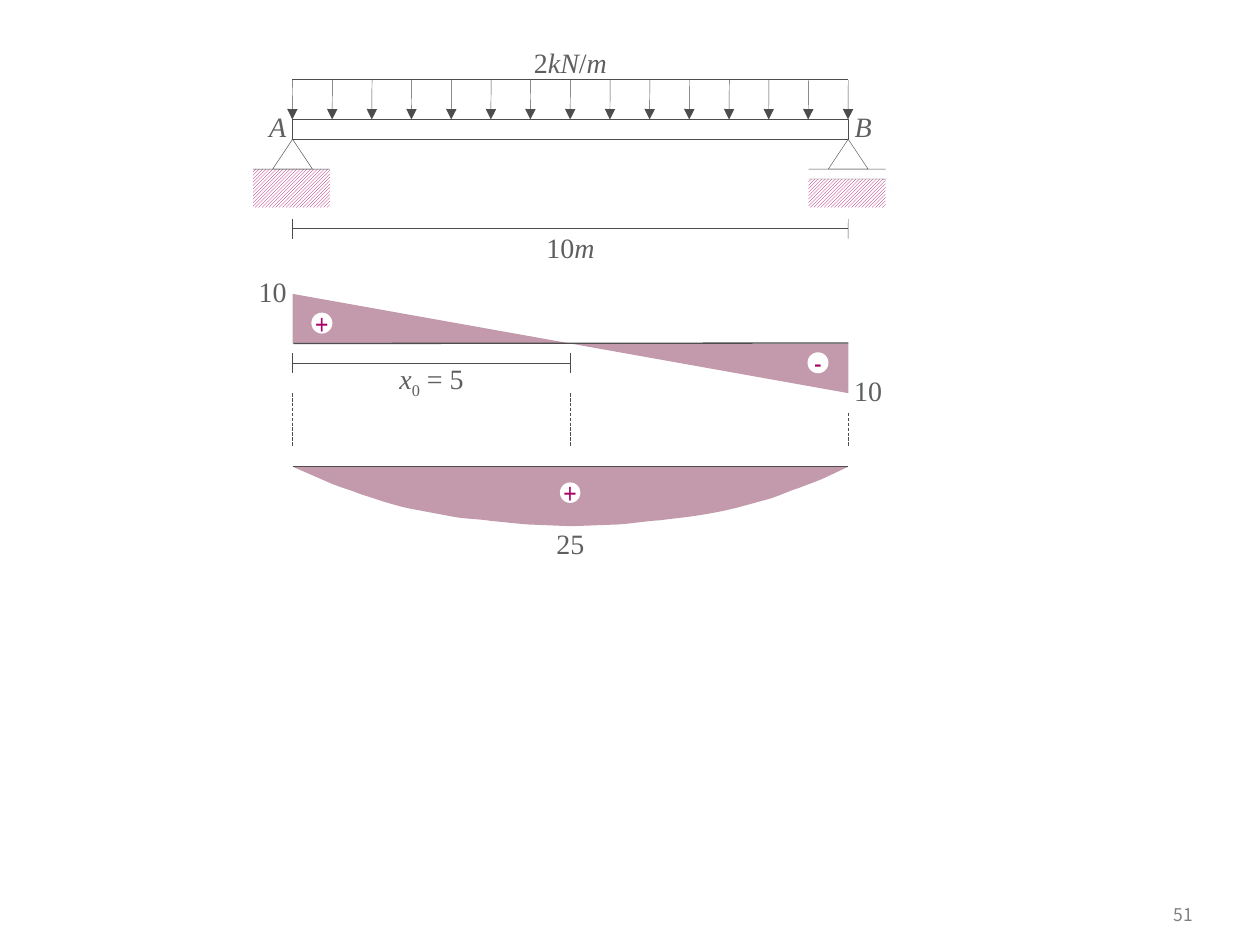
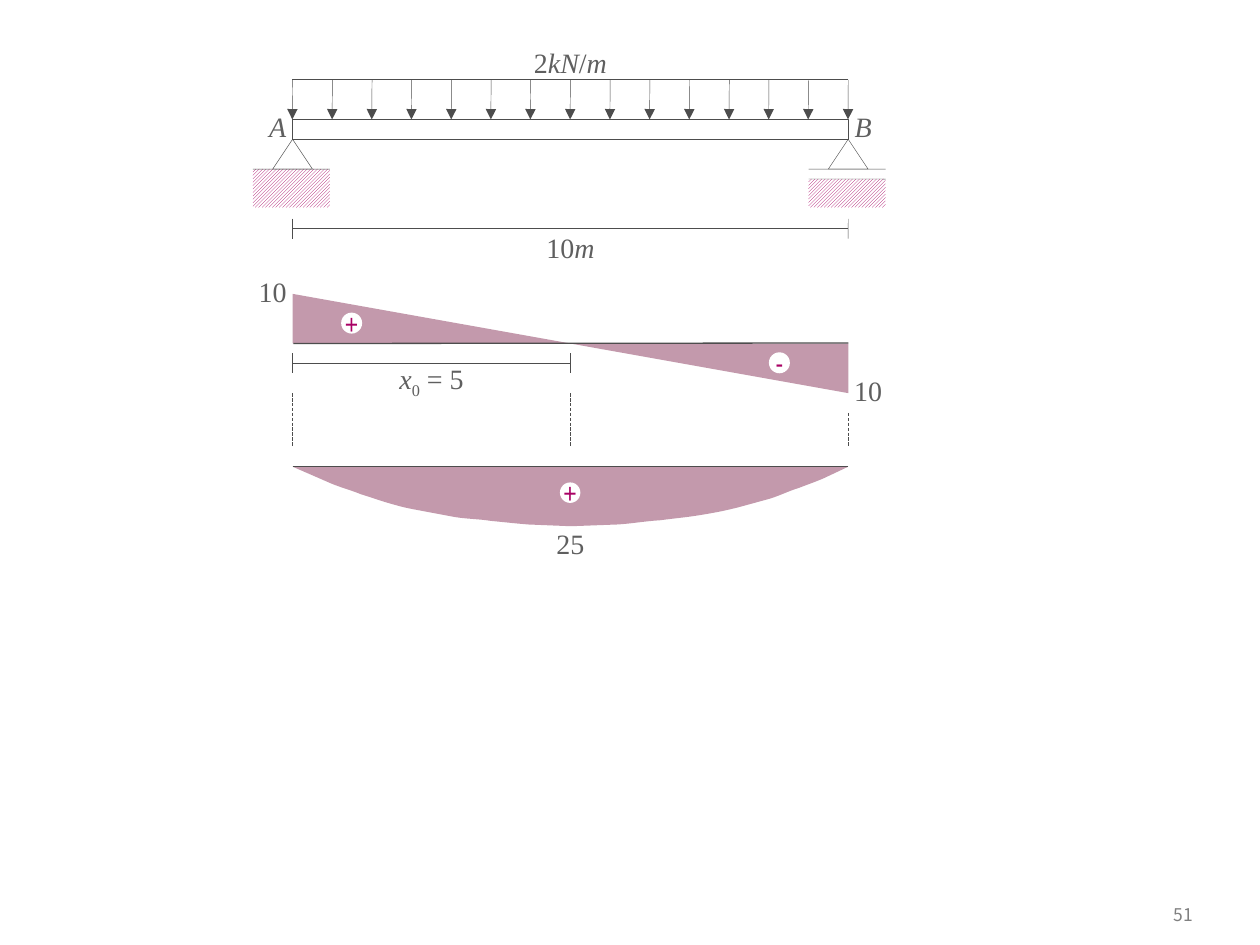
Before and after one commit to ironbell87/structural_mechanics_II, a slide deck: slide 51 of figures.pptx. Drawn at 1260x945 pixels with LibreOffice and Linux fonts; fonts in the diff are those of the drawing. Boxes give left, top, right and bottom in pixels: in the first picture for what was removed or moved away, otherwise in the second. Text is boxed around its words. In the diff, an @@ line names an element or a change of style, - is before the commit and + after.

```diff
--- a/figures.pptx
+++ b/figures.pptx
@@ ellipse "+" moved from (x1=311, y1=312, x2=333, y2=334) to (x1=341, y1=312, x2=363, y2=334) @@
@@ ellipse "-" moved from (x1=808, y1=353, x2=829, y2=374) to (x1=769, y1=353, x2=790, y2=374) @@
```
Also in this commit, not shown: 13 other slides changed, 18 other files.
